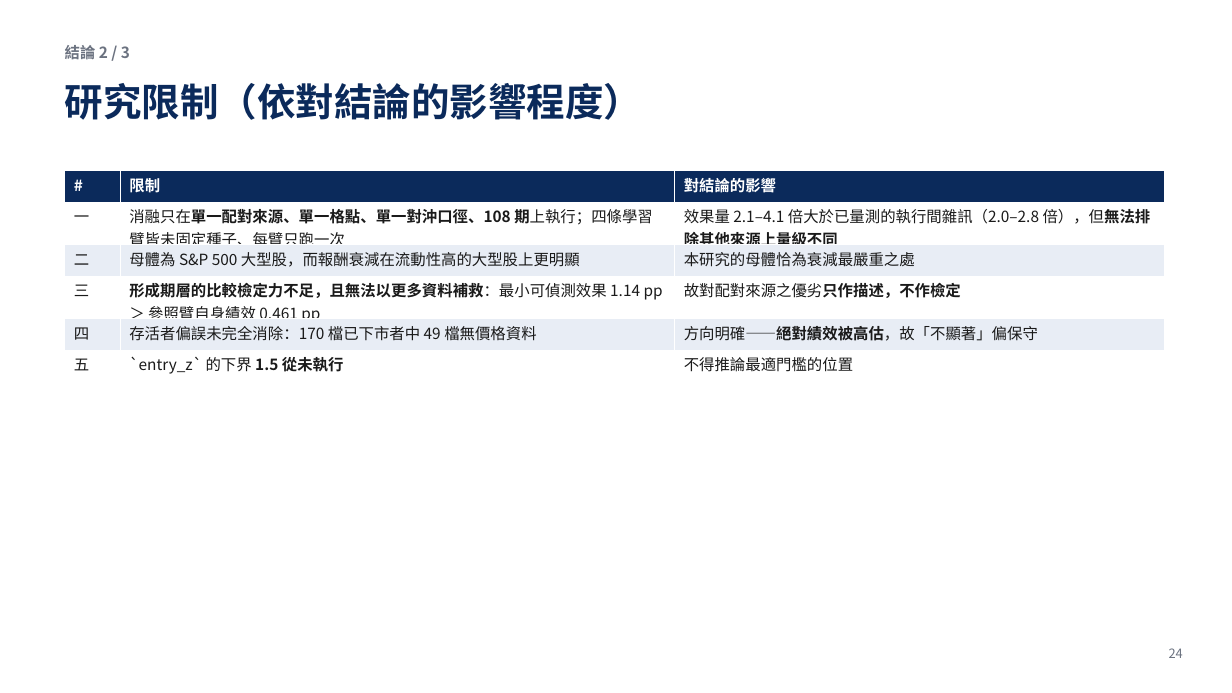
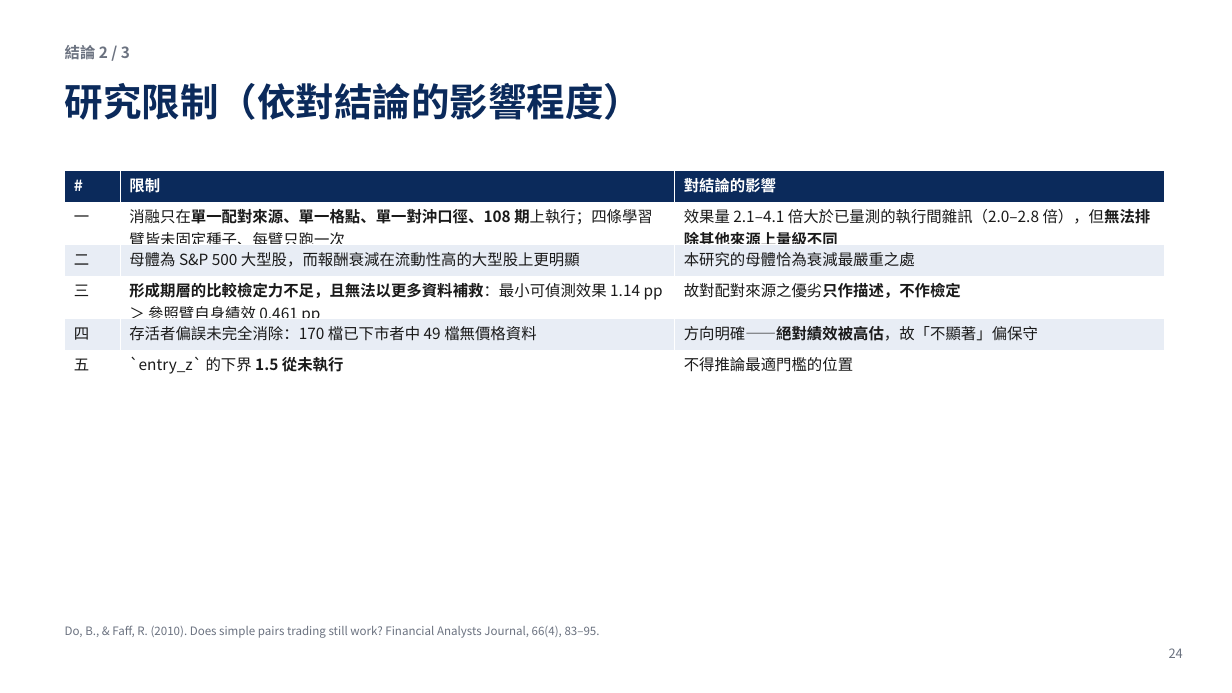
Before and after one commit to LerajieAsta/pairtrade_trainingproject, a slide deck: slide 24 of thesis/口試簡報.pptx. Drawn at 1232x693 pixels with LibreOffice and Linux fonts; fonts in the diff are those of the drawing. Boxes give left, top, right and bottom in pixels: in the first picture for what was removed or moved away, otherwise in the second. Text is boxed around its words. In the diff, an @@ line names an element or a change of style, - is before the commit and + after.

```diff
--- a/thesis/口試簡報.pptx
+++ b/thesis/口試簡報.pptx
@@ text added at (65,625,600,638), 9 pt, text #6B7280 @@
+Do, B., & Faff, R. (2010). Does simple pairs trading still work? Financial Analysts Journal, 66(4), 83–95.
```
Also in this commit, not shown: 10 other slides changed, 1 other file.
